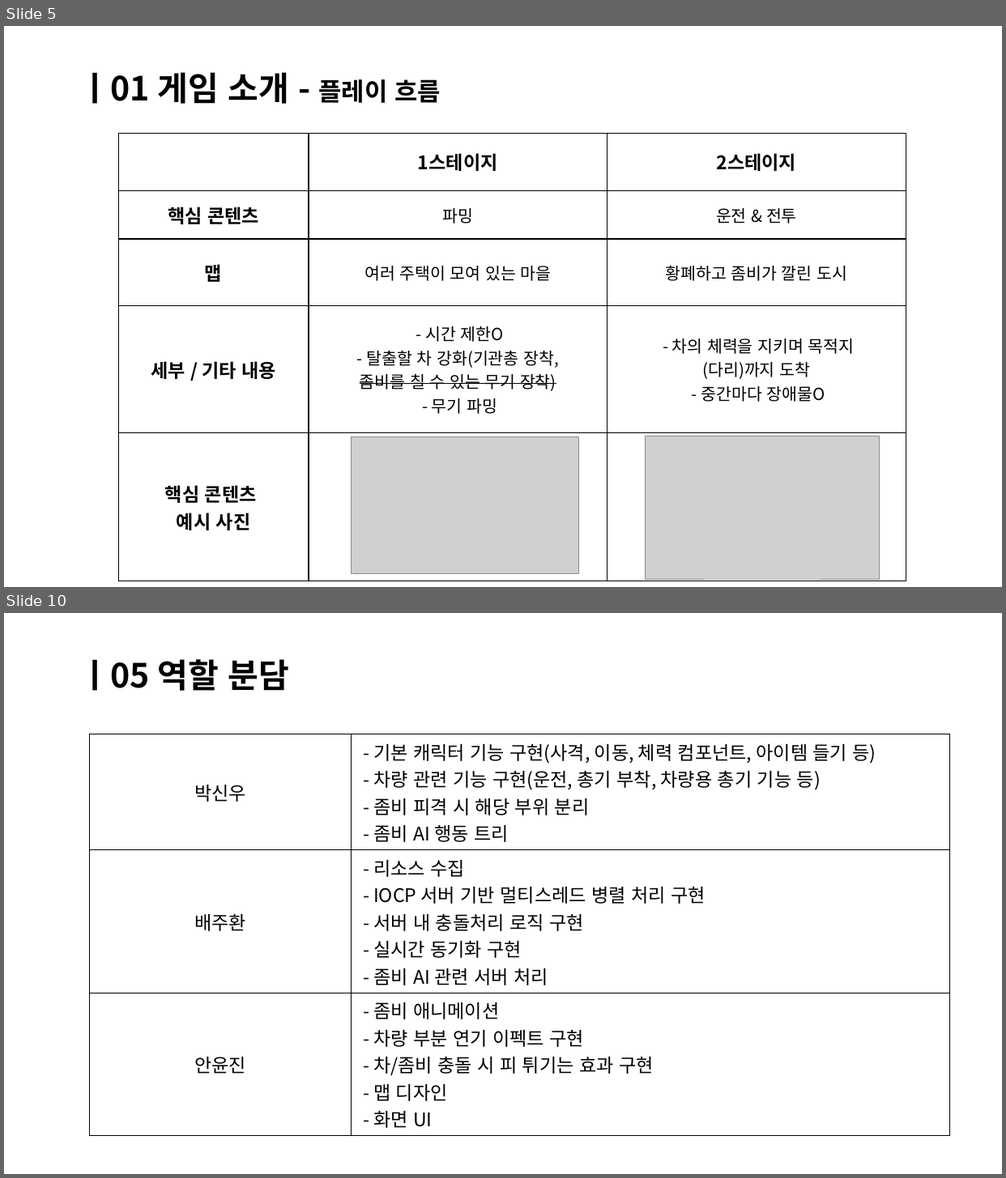
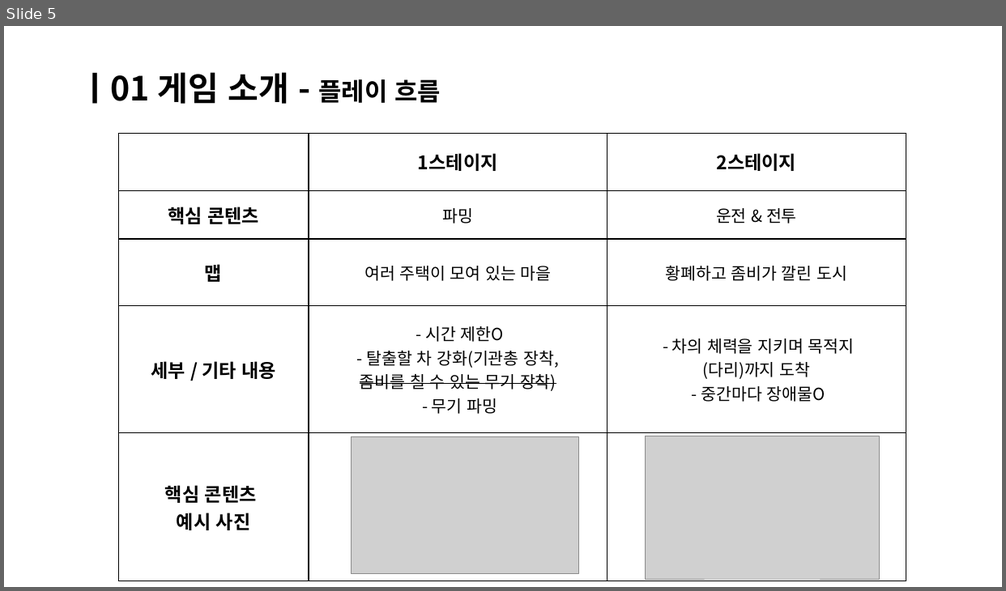
Before and after one commit to Bae-JuHwan/Meeting_Minutes, a slide deck: 제출용/감염_죽음의 도시_중간발표.pptx. Shown one above the other, each under a label of ours: slides 5 and 10 before the commit, slide 5 after it; the slides between them are not shown. The pictures are 1006x1178 and 1006x591 pixels, drawn with LibreOffice and Linux fonts; fonts in the diff are those of the drawing; grey boxes stand for pictures. Boxes give left, top, right and bottom in pixels: in the first picture for what was removed or moved away, otherwise in the second. Text is boxed around its words. In the diff, an @@ line names an element or a change of style, - is before the commit and + after.

Commit message:
서버 내용 추가

```diff
--- a/제출용/감염_죽음의 도시_중간발표.pptx
+++ b/제출용/감염_죽음의 도시_중간발표.pptx
@@ slide 10 removed at [4,613,1002,1174], background #FFFFFF @@
@@ title removed at [80,659,290,691] @@
-ㅣ05 역할 분담
@@ table removed at [89,735,950,1131], 3 rows, 2 columns @@
-박신우 | - 기본 캐릭터 기능 구현(사격, 이동, 체력 컴포넌트, 아이템 들기 등) / - 차량 관련 기능 구현(운전, 총기 부착, 차량용 총기 기능 등) / - 좀비 피격 시 해당 부위 분리 / - 좀비 AI 행동 트리
-배주환 | - 리소스 수집 / - IOCP 서버 기반 멀티스레드 병렬 처리 구현 / - 서버 내 충돌처리 로직 구현 / - 실시간 동기화 구현 / - 좀비 AI 관련 서버 처리
-안윤진 | - 좀비 애니메이션 / - 차량 부분 연기 이펙트 구현 / - 차/좀비 충돌 시 피 튀기는 효과 구현 / - 맵 디자인 / - 화면 UI
```
Also in this commit, not shown: 3 slides changed, 9 slides added, 3 other slides removed, 2 other files.
